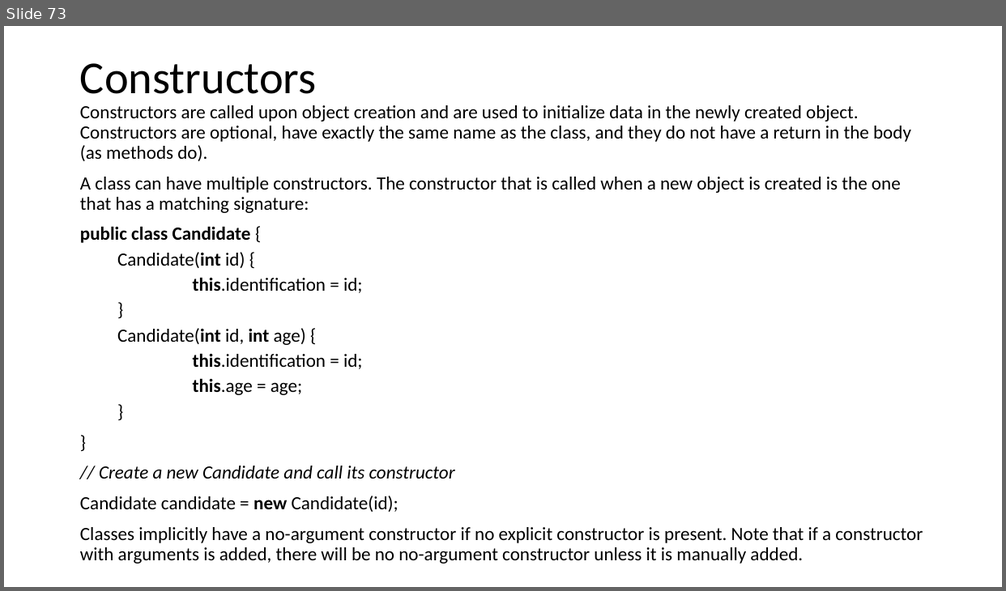
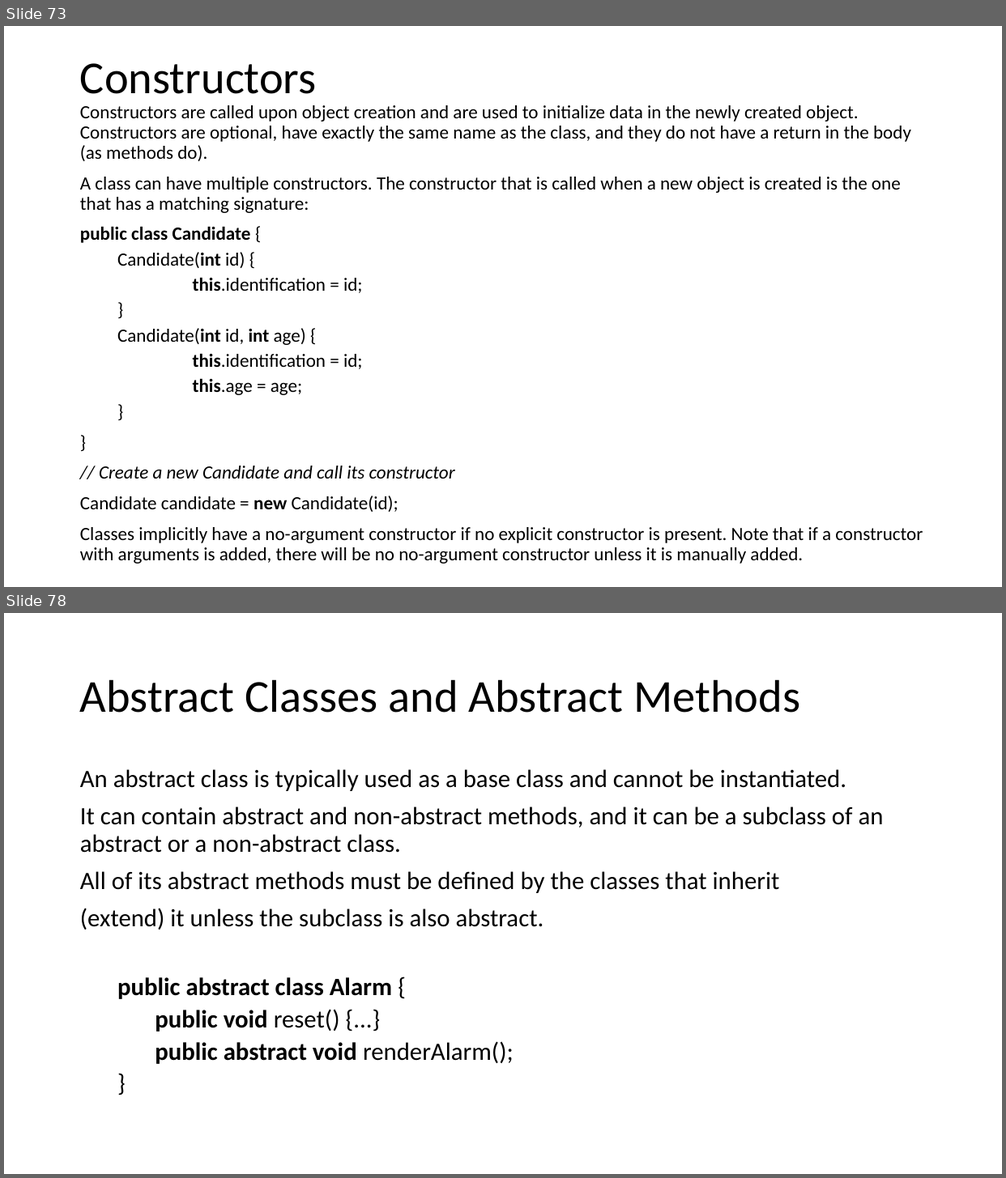
Before and after one commit to VeerababuK/Core-Java, a slide deck: Java Basics.pptx. Shown one above the other, each under a label of ours: slide 73 before the commit, slides 73 and 78 after it; the slides between them are not shown. The pictures are 1006x591 and 1006x1178 pixels, drawn with LibreOffice and Linux fonts; fonts in the diff are those of the drawing. Boxes give left, top, right and bottom in pixels: in the first picture for what was removed or moved away, otherwise in the second. Text is boxed around its words. In the diff, an @@ line names an element or a change of style, - is before the commit and + after.

```diff
--- a/Java Basics.pptx
+++ b/Java Basics.pptx
@@ slide 78 added at box(4, 613, 1002, 1174), background #FFFFFF @@
@@ title added at box(80, 679, 800, 713), 44 pt, text #000000 @@
+Abstract Classes and Abstract Methods
@@ text added at box(80, 769, 884, 1064), 24 pt, text #000000 @@
+An abstract class is typically used as a base class and cannot be instantiated.
+It can contain abstract and non-abstract methods, and it can be a subclass of an abstract or a non-abstract class.
+All of its abstract methods must be defined by the classes that inherit
+(extend) it unless the subclass is also abstract.
+  public abstract class Alarm {
+    public void reset() {...}
+    public abstract void renderAlarm();
+  }
```
Also in this commit, not shown: 39 other slides added.
